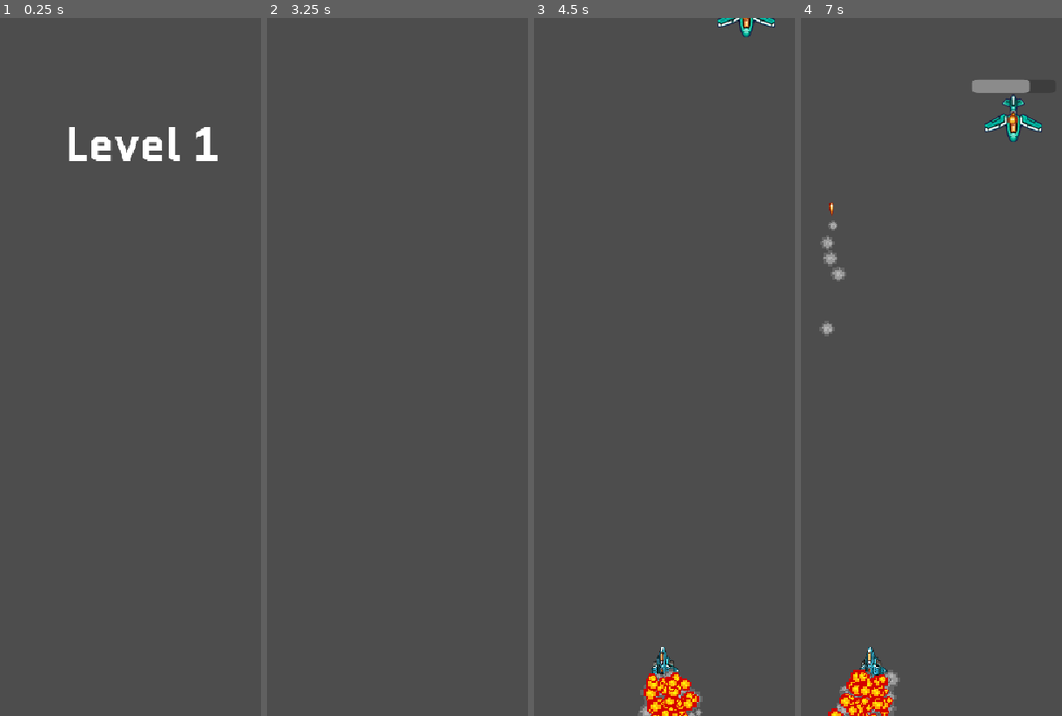
Above: before the commit, frames 1-4 (left to right).
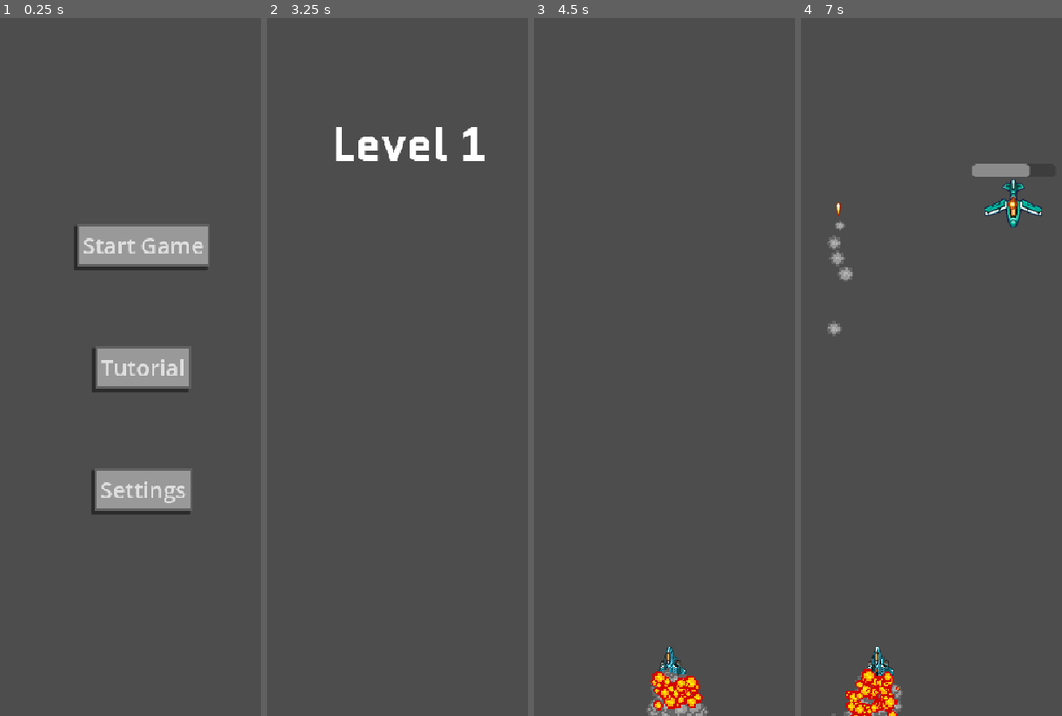
Above: after the commit, the same moments.

Repository: Fatsermint/Space
Game: Godot game, scene res://Scenes/start_screen.tscn
Same seed, same stepped clock (60 frames per second), same inputs: the game is played once before the commit and once after it. Before the commit the project starts from res://Scenes/main.tscn.
Inputs (mouse positions are in pixels of both pictures, inside the frame that each line leads up to):
- Up to frame 1 (0.25 s): no input
- Up to frame 2 (3.25 s): click (410, 241) at 0.5 s, where only the run after the commit has a clickable "Start Game"; tap Enter at 1.25, 2.75 s; move the mouse to (501, 332) at 1.27 s; hold D (right) 1.28-2.03 s; tap F (fire) at 1.35 s; click (501, 332) at 1.42 s; tap Space at 2 s; move the mouse to (327, 401) at 2.02 s; hold Down 2.03-2.78 s; tap Alt at 2.1 s; move the mouse to (452, 213) at 2.77 s; hold D (right) from 2.78 s (still down); tap Shift at 2.85 s
- Up to frame 3 (4.5 s): tap Space at 3.5 s; move the mouse to (656, 506) at 3.52 s; release D (right) at 3.53 s; hold Up 3.53-4.28 s; tap F (fire) at 3.6 s; click (656, 506) at 3.67 s; move the mouse to (outside the picture) at 4.27 s; hold A (left) from 4.28 s (still down); tap Alt at 4.35 s
- Up to frame 4 (7 s): move the mouse to (819, 262) at 5.02 s; tap Shift at 5.1 s; move the mouse to (965, 367) at 5.77 s; release A (left) at 5.78 s; hold Down 5.78-6.53 s; tap F (fire) at 5.85 s; click (965, 367) at 5.92 s; move the mouse to (881, 192) at 6.52 s; hold D (right) from 6.53 s (still down); tap Alt at 6.6 s

The runs differ from the first frame. In frame 1, 8.4% of the frame differs, in the area x 26-84%, y 15-72%; in frame 2, 1.1%; in frame 3, 1.7%; in frame 4, 4.0%.

Commit message:
Now game starts from start menu. I added also text when you lose

Diff:
--- a/Scenes/basic.tscn
+++ b/Scenes/basic.tscn
@@ -92,7 +92,6 @@
 grow_vertical = 2
 scale = Vector2(0.05, 0.05)
 theme_override_font_sizes/font_size = 300
-text = "a"
 
 [connection signal="area_entered" from="Area2D" to="." method="_on_area_2d_area_entered"]
 [connection signal="animation_finished" from="AnimationPlayer" to="." method="_on_animation_player_animation_finished"]
--- a/Scenes/start_screen.gd
+++ b/Scenes/start_screen.gd
@@ -1,9 +1,11 @@
 extends CanvasLayer
 
 
+@onready var failedContainer: HBoxContainer = $HBoxContainer
 
 
 func _on_button_start_game_pressed() -> void:
+	set_stats_back()
 	get_tree().change_scene_to_file("res://Scenes/main.tscn")
 
 
@@ -17,3 +19,15 @@
 
 func _on_button_settings_escape_pressed() -> void:
 	$ColorRect.visible = false
+
+func _process(delta: float) -> void:
+	if GlobalVariables.playerInfo["level"]>=1:
+		print("failed at level", GlobalVariables.playerInfo["level"])
+		failedContainer.visible = true
+		$HBoxContainer/Label.text = "You failed at level "+str(GlobalVariables.playerInfo["level"])
+		await get_tree().create_timer(5).timeout
+		failedContainer.visible = false
+
+
+func set_stats_back():
+	GlobalVariables.playerInfo["level"] = 0
--- a/Scenes/start_screen.tscn
+++ b/Scenes/start_screen.tscn
@@ -155,6 +155,23 @@
 theme_override_styles/normal = SubResource("StyleBoxFlat_5e717")
 text = "x"
 
+[node name="HBoxContainer" type="HBoxContainer" parent="." unique_id=1497493035]
+visible = false
+anchors_preset = 5
+anchor_left = 0.5
+anchor_right = 0.5
+offset_left = -262.0
+offset_right = 262.0
+offset_bottom = 101.0
+grow_horizontal = 2
+alignment = 1
+
+[node name="Label" type="Label" parent="HBoxContainer" unique_id=1140153364]
+layout_mode = 2
+theme_override_fonts/font = ExtResource("2_ainjc")
+theme_override_font_sizes/font_size = 50
+text = "Failed at level x"
+
 [connection signal="pressed" from="VBoxContainer/HBoxContainer/Button" to="." method="_on_button_start_game_pressed"]
 [connection signal="pressed" from="VBoxContainer/HBoxContainer2/Button" to="." method="_on_button_tutorial_pressed"]
 [connection signal="pressed" from="VBoxContainer/HBoxContainer3/Button" to="." method="_on_button_settings_pressed"]
--- a/Scripts/enemy.gd
+++ b/Scripts/enemy.gd
@@ -5,8 +5,9 @@
 
 
 func _process(delta: float) -> void:
-	self.position.y += 1 *delta *60
-
+	self.position.y += 2 *delta *60
+	if self.position.y > -10:
+		succes(1)
 func _on_area_2d_area_entered(area: Area2D) -> void:
 	showDamage(GlobalVariables.bulletDamages[0], [area.global_position.x, area.global_position.y], [self.global_position.x, self.global_position.y])
 
@@ -27,6 +28,10 @@
 
 
 
+
+func succes(value):
+	get_tree().change_scene_to_file("res://Scenes/start_screen.tscn")
+
 func showDamage(value, location, location2):
 	var label = $Label.duplicate()
 	add_child(label)
--- a/project.godot
+++ b/project.godot
@@ -11,7 +11,7 @@
 [application]
 
 config/name="Space"
-run/main_scene="res://Scenes/main.tscn"
+run/main_scene="uid://cq5khu7db60cf"
 config/features=PackedStringArray("4.7", "Forward Plus")
 run/max_fps=1000
 
